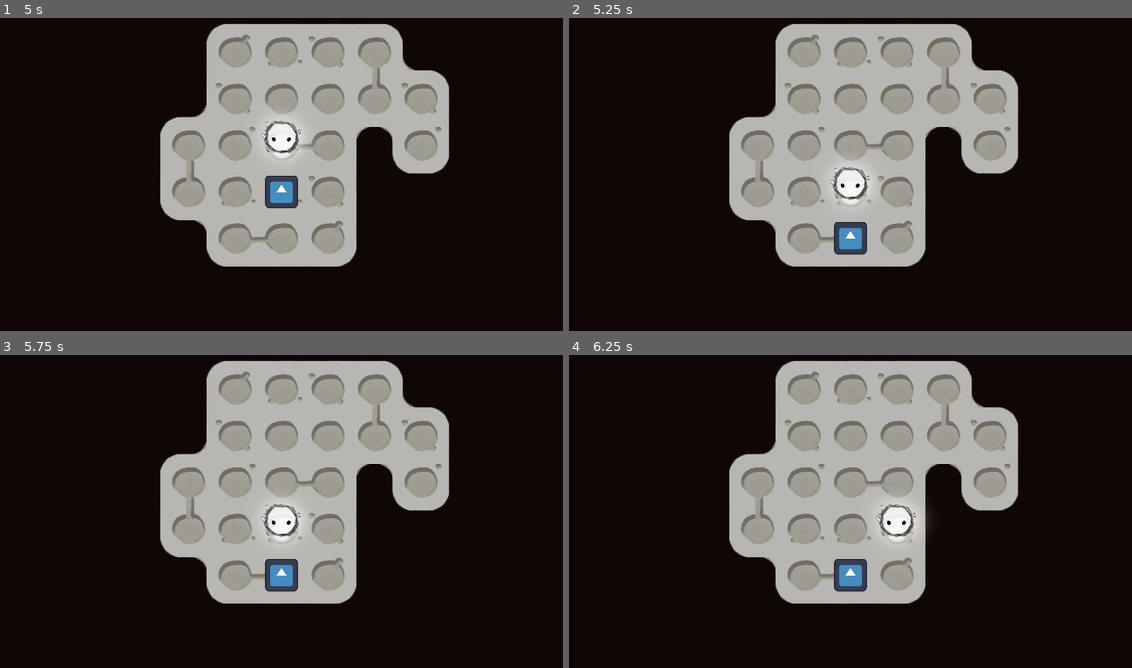
Above: before the commit, frames 1-4 (two rows, left to right).
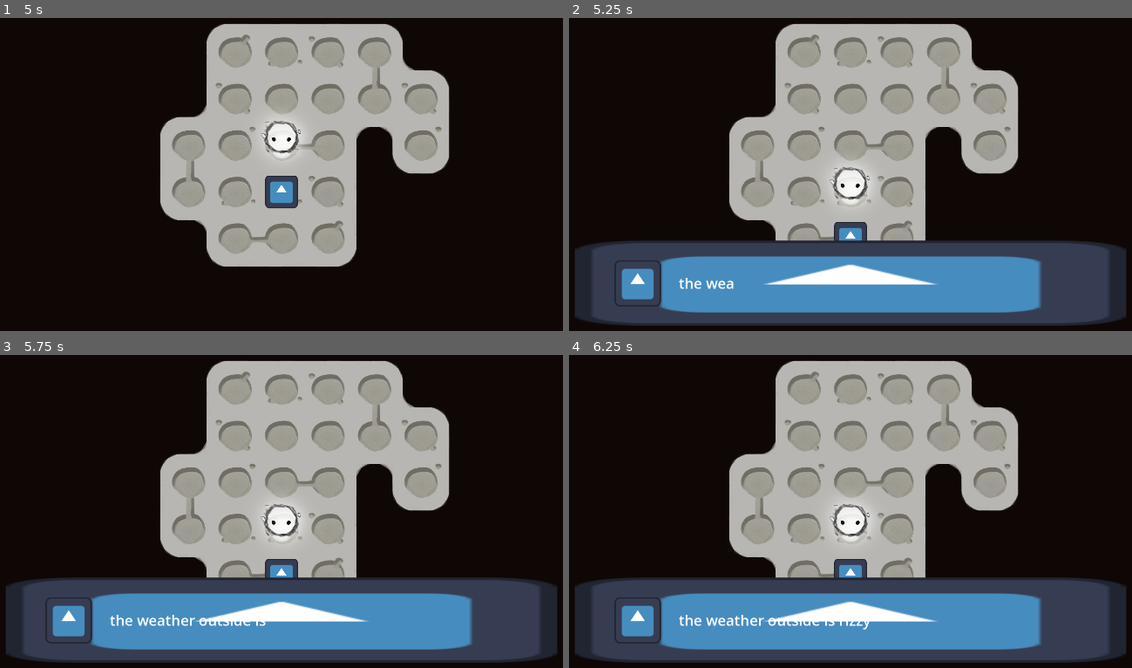
Above: after the commit, the same moments.

Repository: Lukko-Digital/brackeys-jam-2025-1
Game: Godot game, scene res://src/main.tscn
Two runs of this game, one before a commit and one after it. Both use one fixed random seed, a clock stepped at 60 frames per second and the inputs below. The engine's default icon, where the game draws it, is replaced by a stand-in: a white triangle on a blue panel in a dark square.
Inputs:
- Up to frame 1 (5 s): tap Enter at 0.5, 2, 3.5 s; hold D (right) 0.53-1.28 s; hold E (interact, bound only after the commit) 0.53-1.28 s; tap Space at 1.25, 2.75, 4.25 s; hold S (down) 1.28-2.03 s; tap E (interact, bound only after the commit) at 1.35, 2.85, 4.35 s; hold D (right) 2.03-2.78 s; hold E (interact, bound only after the commit) 2.03-2.78 s; hold W (up) 2.78-3.53 s; hold E (interact, bound only after the commit) 3.53-4.28 s; hold A (left) from 3.53 s (still down)
- Up to frame 2 (5.25 s): release A (left) at 5.03 s; hold S (down) from 5.03 s (still down); hold E (interact, bound only after the commit) from 5.03 s (still down)
- Up to frame 3 (5.75 s): keep holding S (down); keep holding E (interact, bound only after the commit)
- Up to frame 4 (6.25 s): release S (down) at 5.78 s; release E (interact, bound only after the commit) at 5.78 s; hold D (right) from 5.78 s (still down); tap E (interact, bound only after the commit) at 5.85 s

Frame 1 is identical in both runs. In frame 2, 26% of the frame differs, in the area x 1-99%, y 71-99%; in frame 3, 26%; in frame 4, 28%, in the area x 1-99%, y 46-99%.
Error before the commit: Trying to assign an array of type "Array" to a variable of type "Array[String]". (res://src/interactable_component.gd:21)

Commit message:
dialogue

Diff:
--- a/project.godot
+++ b/project.godot
@@ -47,6 +47,12 @@
 "events": [Object(InputEventKey,"resource_local_to_scene":false,"resource_name":"","device":-1,"window_id":0,"alt_press …(192 unchanged characters)…
 ]
 }
+interact={
+"deadzone": 0.5,
+"events": [Object(InputEventKey,"resource_local_to_scene":false,"resource_name":"","device":-1,"window_id":0,"alt_pressed":false,"shift_pressed":false,"ctrl_pressed":false,"meta_pressed":false,"pressed":false,"keycode":0,"physical_keycode":69,"key_label":0,"unicode":101,"location":0,"echo":false,"script":null)
+, Object(InputEventKey,"resource_local_to_scene":false,"resource_name":"","device":-1,"window_id":0,"alt_pressed":false,"shift_pressed":false,"ctrl_pressed":false,"meta_pressed":false,"pressed":false,"keycode":0,"physical_keycode":32,"key_label":0,"unicode":32,"location":0,"echo":false,"script":null)
+]
+}
 
 [layer_names]
 
--- a/src/dialogue_ui.gd
+++ b/src/dialogue_ui.gd
@@ -1,11 +1,64 @@
 extends CanvasLayer
 class_name DialogueUI
 
-# Called when the node enters the scene tree for the first time.
+# Seconds between character
+const TEXT_SPEED = 0.03
+
+@onready var label: RichTextLabel = %DialogueLabel
+@onready var text_timer: Timer = %TextTimer
+
+var player: Player
+
+var display_in_progress: bool = false
+var dialogue_lines: Array
+var current_line: int
+
 func _ready() -> void:
-	pass # Replace with function body.
+	hide()
 
+func begin_dialogue(interactable: InteractableComponent):
+	dialogue_lines = interactable.dialogue_lines
+	current_line = -1
+	advance_dialogue()
 
-# Called every frame. 'delta' is the elapsed time since the previous frame.
-func _process(delta: float) -> void:
-	pass
+## When player inputs [interact]
+func advance_dialogue():
+	if display_in_progress:
+		# fast forward dialogue readout
+		display_in_progress = false
+		label.visible_characters = len(strip_bbcode(label.text))
+	else:
+		current_line += 1
+		if current_line >= len(dialogue_lines):
+			player.exit_dialogue()
+		else:
+			next_line()
+
+## Show the next line with correct portrait
+func next_line():
+	var speaker_name = dialogue_lines[current_line].get_slice(": ", 0)
+	label.text = dialogue_lines[current_line].get_slice(": ", 1)
+
+	if speaker_name == "narrator":
+		# center dialogue, reshape label
+		label.text = "[center]" + label.text + "[/center]"
+	else:
+		# reshape label back to default
+		pass
+
+	animate_display()
+
+func animate_display():
+	label.visible_characters = 0
+	display_in_progress = true
+	while label.visible_characters < len(strip_bbcode(label.text)):
+		# play talk audio
+		label.visible_characters += 1
+		text_timer.start(TEXT_SPEED)
+		await text_timer.timeout
+	display_in_progress = false
+
+func strip_bbcode(string: String) -> String:
+	var regex = RegEx.new()
+	regex.compile("\\[.+?\\]")
+	return regex.sub(string, "", true)
--- a/src/dialogue_ui.tscn
+++ b/src/dialogue_ui.tscn
@@ -33,6 +33,7 @@
 texture = ExtResource("1_wq6s4")
 
 [node name="DialogueLabel" type="RichTextLabel" parent="DialogueBox"]
+unique_name_in_owner = true
 layout_mode = 1
 anchors_preset = 14
 anchor_top = 0.5
@@ -45,5 +46,9 @@
 grow_horizontal = 2
 grow_vertical = 2
 theme_override_font_sizes/normal_font_size = 40
-text = "the weather outside is rizzy"
+bbcode_enabled = true
+text = "[center]qwerqwerqwerqwerqwerqwerqwer[/center]"
 fit_content = true
+
+[node name="TextTimer" type="Timer" parent="."]
+unique_name_in_owner = true
--- a/src/interactable_component.gd
+++ b/src/interactable_component.gd
@@ -4,7 +4,7 @@
 @export_file("*.txt") var dialogue_file
 @export_multiline var dialogue_text: String
 
-var dialogue_lines: Array[String]
+var dialogue_lines: Array
 
 func _ready() -> void:
 	load_dialogue()
--- a/src/player.gd
+++ b/src/player.gd
@@ -3,14 +3,26 @@
 
 const COYOTE_TIME = 0.1
 
-@onready var interact_ray: RayCast2D = $InteractRay
+@onready var interact_ray: RayCast2D = %InteractRay
 @onready var coyote_timer: Timer = %CoyoteTimer
+@onready var dialogue_ui: CanvasLayer = %DialogueUi
 
+var in_dialogue = false
 var buffered_input: String = ""
 
 func _ready() -> void:
 	super()
+	dialogue_ui.player = self
 	coyote_timer.wait_time = COYOTE_TIME
+
+func _unhandled_input(event):
+	for dir in INPUTS.keys():
+		if event.is_action_pressed(dir):
+			move_input(dir)
+	if event.is_action_pressed("interact"):
+		interact_pressed()
+
+## ------------------ MOVEMENT ------------------
 
 func movement_ended():
 	super()
@@ -23,13 +35,30 @@
 	return super(dir)
 
 func move_input(dir: String):
+	if in_dialogue:
+		return
+
 	coyote_timer.start()
 	buffered_input = dir
 
 	if not is_moving:
 		move(dir)
 
-func _unhandled_input(event):
-	for dir in INPUTS.keys():
-		if event.is_action_pressed(dir):
-			move_input(dir)
+## ------------------ MOVEMENT ------------------
+
+func interact_pressed():
+	if in_dialogue:
+		dialogue_ui.advance_dialogue()
+	elif interact_ray.is_colliding():
+		var collider = interact_ray.get_collider()
+		if collider is InteractableComponent:
+			enter_dialogue(collider)
+
+func enter_dialogue(interactable: InteractableComponent):
+	in_dialogue = true
+	dialogue_ui.begin_dialogue(interactable)
+	dialogue_ui.show()
+
+func exit_dialogue():
+	in_dialogue = false
+	dialogue_ui.hide()
--- a/src/player.tscn
+++ b/src/player.tscn
@@ -1,8 +1,9 @@
-[gd_scene load_steps=5 format=3 uid="uid://jqd3vdbka4dr"]
+[gd_scene load_steps=6 format=3 uid="uid://jqd3vdbka4dr"]
 
 [ext_resource type="PackedScene" uid="uid://cqclrtr33c78n" path="res://src/moveable.tscn" id="1_ccr6s"]
 [ext_resource type="Texture2D" uid="uid://qctlu1fnqqa1" path="res://assets/temp/player.png" id="1_qlaae"]
 [ext_resource type="Script" path="res://src/player.gd" id="1_t7p4v"]
+[ext_resource type="PackedScene" uid="uid://driivbwjwqlio" path="res://src/dialogue_ui.tscn" id="4_2pq27"]
 
 [sub_resource type="RectangleShape2D" id="RectangleShape2D_m2urb"]
 size = Vector2(168, 174)
@@ -27,3 +28,6 @@
 [node name="CoyoteTimer" type="Timer" parent="." index="4"]
 unique_name_in_owner = true
 one_shot = true
+
+[node name="DialogueUi" parent="." index="5" instance=ExtResource("4_2pq27")]
+unique_name_in_owner = true
